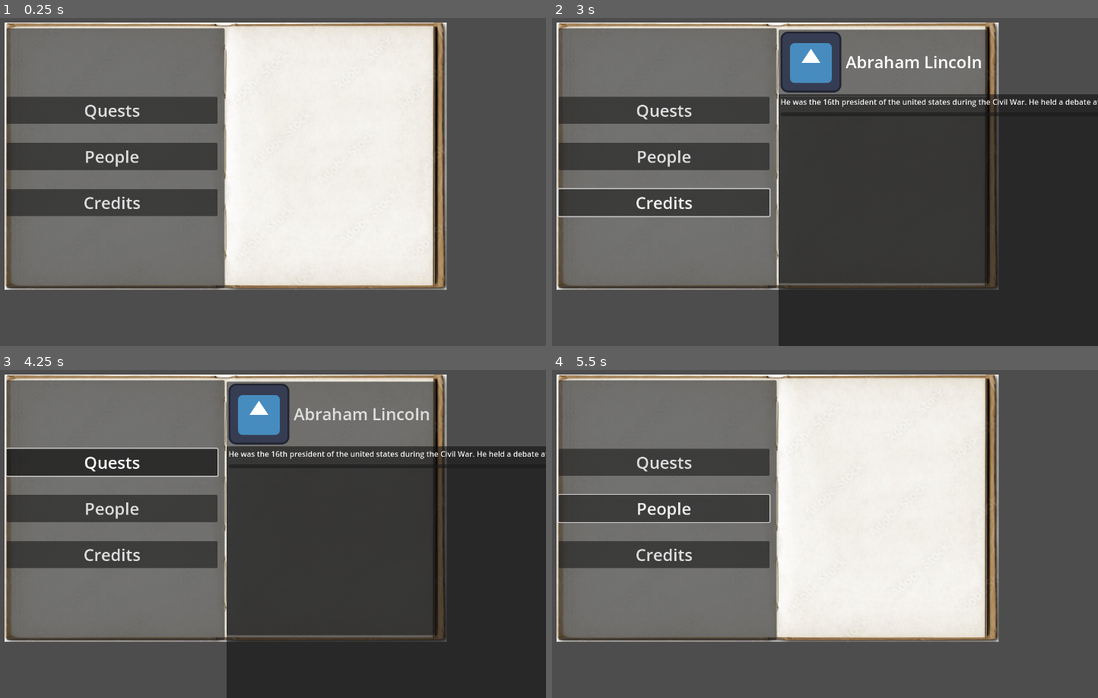
Above: before the commit, frames 1-4 (two rows, left to right).
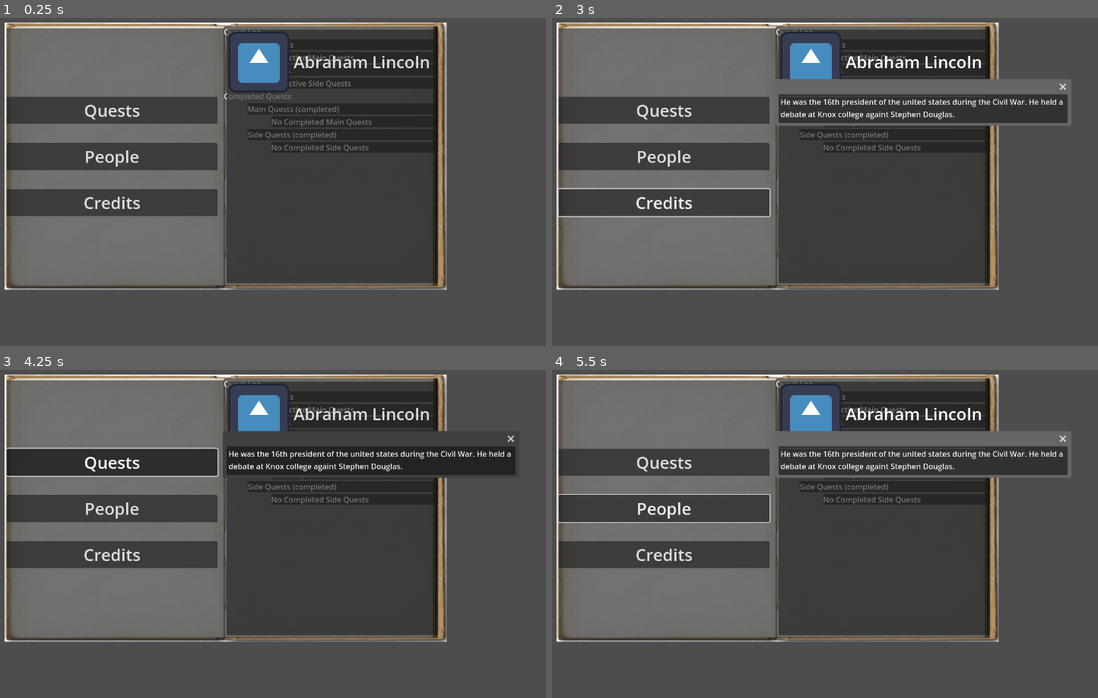
Above: after the commit, the same moments.

Repository: SpeedyGame/hope-cemetery-game
Game: Godot game, scene res://scenes/ui/journal_gui.tscn
Two runs of this game, one before a commit and one after it. Both use one fixed random seed, a clock stepped at 60 frames per second and the inputs below. The engine's default icon, where the game draws it, is replaced by a stand-in: a white triangle on a blue panel in a dark square.
Inputs (mouse positions are in pixels of both pictures, inside the frame that each line leads up to):
- Up to frame 1 (0.25 s): no input
- Up to frame 2 (3 s): click "Quests" at 0.5 s; click "People" at 1.25 s; click "Credits" at 2 s; click "Abraham Lincoln" at 2.75 s
- Up to frame 3 (4.25 s): click "Quests" at 3.5 s
- Up to frame 4 (5.5 s): click "People" at 4.25 s; click (885, 412) at 5 s, where only the run after the commit has a clickable "Abraham Lincoln"

The runs differ from the first frame. In frame 1, 31% of the frame differs, in the area x 40-81%, y 2-82%; in frame 2, 28%; in frame 3, 28%; in frame 4, 32%, in the area x 40-96%, y 2-82%.

Commit message:
adding achievement and updating people gui

Diff:
--- a/scenes/main.tscn
+++ b/scenes/main.tscn
@@ -1,9 +1,14 @@
-[gd_scene load_steps=3 format=3 uid="uid://oh2basiek65h"]
+[gd_scene load_steps=4 format=3 uid="uid://oh2basiek65h"]
 
 [ext_resource type="Script" uid="uid://yprhxd75aj6w" path="res://scenes/main.gd" id="1_sugp2"]
 [ext_resource type="PackedScene" uid="uid://blj618qddarlu" path="res://scenes/ui/backpack_ui.tscn" id="2_0wfyh"]
+[ext_resource type="Texture2D" uid="uid://q053v1v4d1vk" path="res://art/icon.svg" id="3_sugp2"]
 
 [node name="Main" type="Node2D"]
 script = ExtResource("1_sugp2")
 
 [node name="backpackUI" parent="." instance=ExtResource("2_0wfyh")]
+
+[node name="Icon" type="Sprite2D" parent="."]
+position = Vector2(1188, 72)
+texture = ExtResource("3_sugp2")
--- /dev/null
+++ b/scenes/ui/achievments.tscn
@@ -0,0 +1,69 @@
+[gd_scene load_steps=3 format=3 uid="uid://bjlyddsh6v5t7"]
+
+[ext_resource type="Script" uid="uid://c6k6xykkr1wvj" path="res://scenes/ui/quest_visibility.gd" id="1_vieii"]
+[ext_resource type="Texture2D" uid="uid://q053v1v4d1vk" path="res://art/icon.svg" id="2_tdja1"]
+
+[node name="achievments" type="CanvasLayer"]
+
+[node name="Control" type="Control" parent="."]
+layout_mode = 3
+anchor_left = 0.109
+anchor_top = 0.054
+anchor_right = 0.109
+anchor_bottom = 0.054
+offset_left = 66.48
+offset_top = 0.119999
+offset_right = 836.48
+offset_bottom = 619.12
+script = ExtResource("1_vieii")
+
+[node name="PanelContainer" type="PanelContainer" parent="Control"]
+offset_top = 6.0
+offset_right = 777.0
+offset_bottom = 616.0
+
+[node name="VBoxContainer" type="VBoxContainer" parent="Control/PanelContainer"]
+layout_mode = 2
+
+[node name="MenuButton" type="MenuButton" parent="Control/PanelContainer/VBoxContainer"]
+layout_mode = 2
+size_flags_horizontal = 0
+theme_override_font_sizes/font_size = 35
+text = "Starting My Journey"
+icon = ExtResource("2_tdja1")
+switch_on_hover = true
+
+[node name="popup_person1" type="PopupPanel" parent="Control/PanelContainer/VBoxContainer/MenuButton"]
+auto_translate_mode = 1
+position = Vector2i(0, 200)
+size = Vector2i(608, 60)
+visible = true
+borderless = false
+max_size = Vector2i(1000, 60)
+
+[node name="VBoxContainer" type="VBoxContainer" parent="Control/PanelContainer/VBoxContainer/MenuButton/popup_person1"]
+custom_minimum_size = Vector2(600, 60)
+offset_left = 4.0
+offset_top = 4.0
+offset_right = 604.0
+offset_bottom = 76.0
+
+[node name="description" type="Label" parent="Control/PanelContainer/VBoxContainer/MenuButton/popup_person1/VBoxContainer"]
+custom_minimum_size = Vector2(600, 60)
+layout_mode = 2
+size_flags_horizontal = 0
+text = "Accept your first quest to gain this acheivement"
+autowrap_mode = 3
+max_lines_visible = 5
+visible_characters = 500
+visible_ratio = 4.0
+
+[node name="close" type="Button" parent="Control/PanelContainer/VBoxContainer/MenuButton/popup_person1/VBoxContainer"]
+layout_mode = 2
+
+[node name="Timer" type="Timer" parent="Control/PanelContainer/VBoxContainer"]
+one_shot = true
+
+[connection signal="mouse_entered" from="Control/PanelContainer/VBoxContainer/MenuButton" to="Control" method="_on_menu_button_mouse_entered"]
+[connection signal="mouse_exited" from="Control/PanelContainer/VBoxContainer/MenuButton" to="Control" method="_on_menu_button_mouse_exited"]
+[connection signal="timeout" from="Control/PanelContainer/VBoxContainer/Timer" to="Control" method="_on_timer_timeout"]
--- a/scenes/ui/journal_gui.tscn
+++ b/scenes/ui/journal_gui.tscn
@@ -52,7 +52,6 @@
 text = "Credits"
 
 [node name="quest_gui" type="CanvasLayer" parent="Control"]
-visible = false
 
 [node name="PanelContainer" type="PanelContainer" parent="Control/quest_gui"]
 offset_left = 602.0
@@ -216,20 +215,26 @@
 
 [node name="popup_person1" type="PopupPanel" parent="Control/people_gui/PanelContainer/VBoxContainer/MenuButton"]
 position = Vector2i(0, 132)
-size = Vector2i(974, 100)
+size = Vector2i(608, 60)
+borderless = false
+max_size = Vector2i(1000, 60)
 
 [node name="VBoxContainer" type="VBoxContainer" parent="Control/people_gui/PanelContainer/VBoxContainer/MenuButton/popup_person1"]
-custom_minimum_size = Vector2(50, 30)
+custom_minimum_size = Vector2(600, 60)
 offset_left = 4.0
 offset_top = 4.0
-offset_right = 970.0
-offset_bottom = 767.0
+offset_right = 604.0
+offset_bottom = 76.0
 
 [node name="description" type="Label" parent="Control/people_gui/PanelContainer/VBoxContainer/MenuButton/popup_person1/VBoxContainer"]
-custom_minimum_size = Vector2(50, 30)
-layout_mode = 2
+custom_minimum_size = Vector2(600, 60)
+layout_mode = 2
+size_flags_horizontal = 0
 text = "He was the 16th president of the united states during the Civil War. He held a debate at Knox college againt Stephen Douglas."
 autowrap_mode = 3
+max_lines_visible = 5
+visible_characters = 500
+visible_ratio = 4.0
 
 [node name="close" type="Button" parent="Control/people_gui/PanelContainer/VBoxContainer/MenuButton/popup_person1/VBoxContainer"]
 layout_mode = 2
--- a/scenes/ui/quest_visibility.gd
+++ b/scenes/ui/quest_visibility.gd
@@ -1,34 +1,21 @@
 extends Control
+@onready var popup = $PanelContainer/VBoxContainer/MenuButton/popup_person1
+@onready var timer = $PanelContainer/VBoxContainer/Timer
 
-@onready var quest = $Panel/VBoxContainer/quest_button
-@onready var quest_gui = $quest_gui
-@onready var people_gui = $people_gui
 
 func _ready():
-	quest_gui.visible = false
-	people_gui.visible = false
-
-func hide_canvas():
-	if not get_parent().visible:
-		recurse_turn_off(self)
-
-func recurse_turn_off(node: Node):
-	if node is CanvasLayer:
-		node.visible = false
-	for child in node.get_children():
-		recurse_turn_off(child)
-
-func _on_quest_button_pressed():
-	if quest_gui.visible == false:
-		quest_gui.visible = true
-	else:
-		quest_gui.visible = false
-	people_gui.visible = false
+	pass
 
 
-func _on_people_button_pressed():
-	if people_gui.visible == false:
-		people_gui.visible = true
-	else:
-		people_gui.visible = false
-	quest_gui.visible = false
+func _on_menu_button_mouse_entered():
+	timer.start()
+
+
+
+func _on_menu_button_mouse_exited():
+	timer.stop()
+	popup.hide()
+
+
+func _on_timer_timeout():
+	popup.popup()
